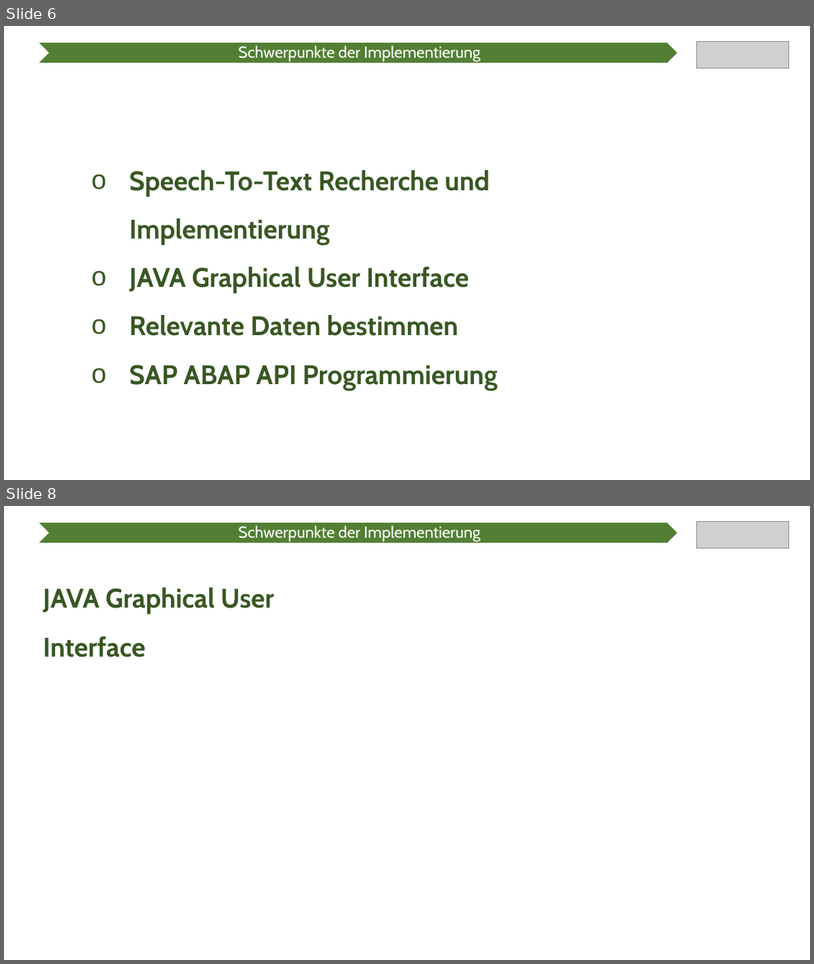
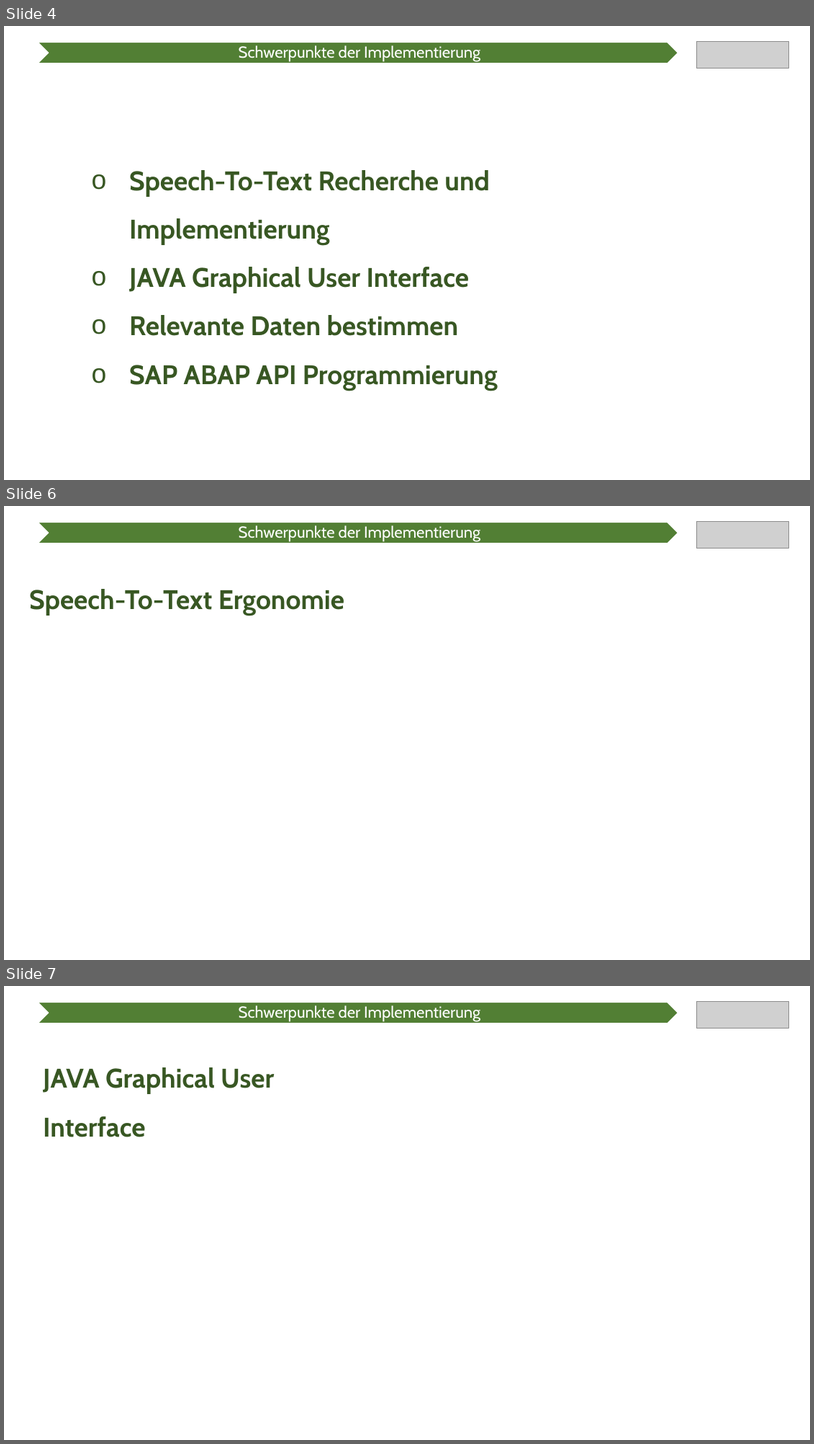
Before and after one commit to Ratoh/SAPLEXA, a slide deck: CavallaroAngelo/Präsentation Wahlmodulvorstellung/SAPlexa Präsentation.pptx. Shown one above the other, each under a label of ours: slides 6 and 8 before the commit, slides 4, 6 and 7 after it; the slides between them are not shown. The pictures are 814x964 and 814x1444 pixels, drawn with LibreOffice and Linux fonts; fonts in the diff are those of the drawing; grey boxes stand for pictures. Boxes give left, top, right and bottom in pixels: in the first picture for what was removed or moved away, otherwise in the second. Text is boxed around its words. In the diff, an @@ line names an element or a change of style, - is before the commit and + after.

```diff
--- a/CavallaroAngelo/Präsentation Wahlmodulvorstellung/SAPlexa Präsentation.pptx
+++ b/CavallaroAngelo/Präsentation Wahlmodulvorstellung/SAPlexa Präsentation.pptx
@@ slide 6 added at (4, 506, 810, 960), background #FFFFFF @@
@@ chevron added at (37, 523, 679, 543), fill #538035, outline #FFFFFF 1.5 pt @@
@@ text added at (239, 525, 481, 542), 19 pt, text #FFFFFF @@
+Schwerpunkte der Implementierung
@@ picture added at (697, 521, 790, 548) @@
@@ text added at (29, 589, 345, 615), 32 pt, text #385723, bold @@
+Speech-To-Text Ergonomie
@@ what was slide 6 is now slide 4 @@
@@ what was slide 8 is now slide 7 @@
```
Also in this commit, not shown: 6 slides changed, 1 other slide added, 2 slides removed, 1 other file.
